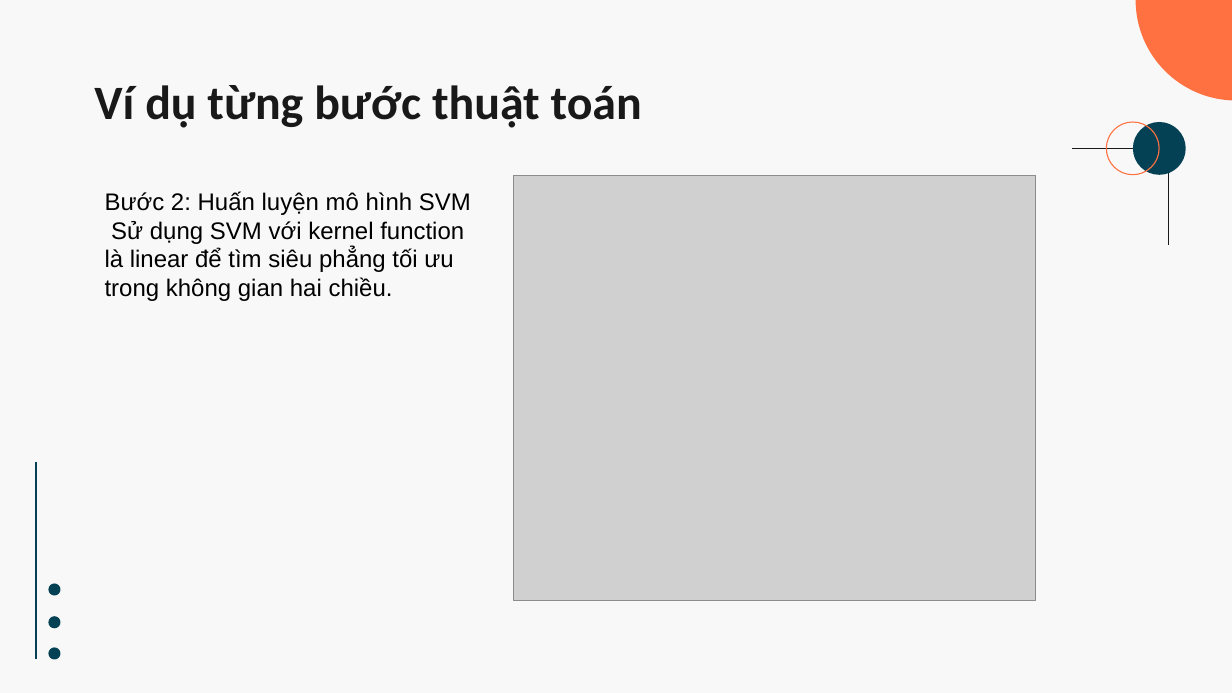
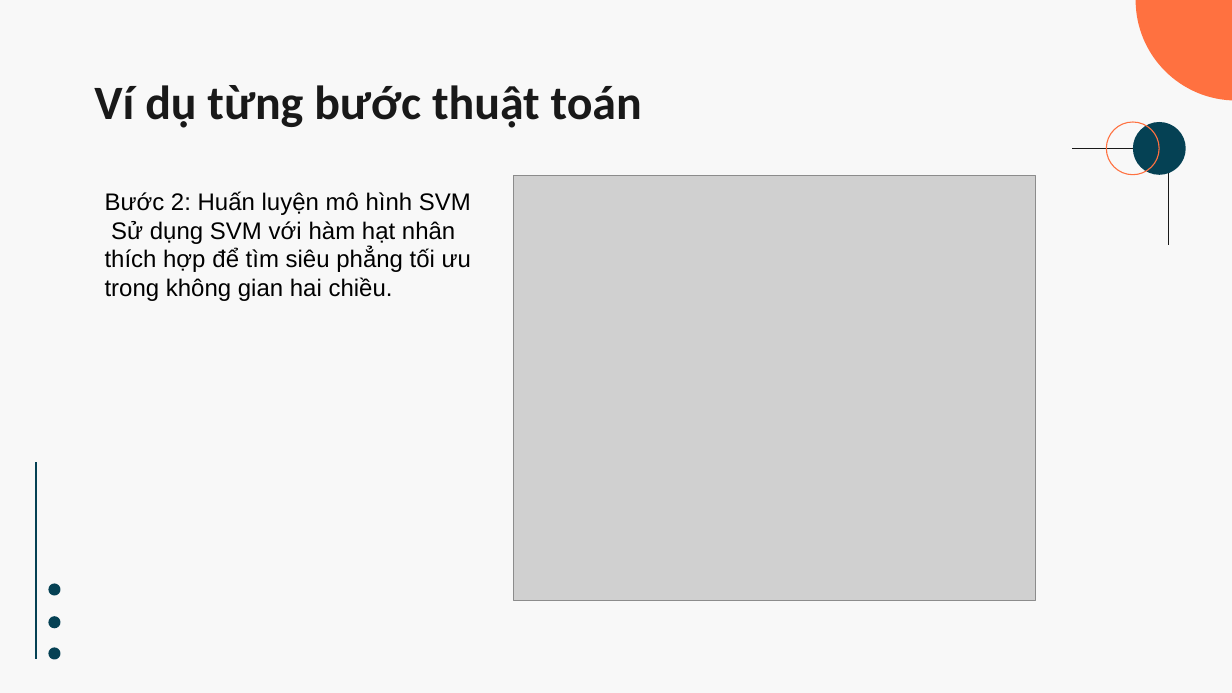
Before and after one commit to vynguyen279/N19DCCN180_N19DCCN210_N19DCCN230, a slide deck: slide 10 of slide.pptx (slide 11 before the commit). Drawn at 1232x693 pixels with LibreOffice and Linux fonts; fonts in the diff are those of the drawing; grey boxes stand for pictures. Boxes give left, top, right and bottom in pixels: in the first picture for what was removed or moved away, otherwise in the second. Text is boxed around its words. In the diff, an @@ line names an element or a change of style, - is before the commit and + after.

```diff
--- a/slide.pptx
+++ b/slide.pptx
@@ text at <box>105,221,471,301</box>: text changed @@
-Sử dụng SVM với kernel function là linear để tìm siêu phẳng tối ưu trong không gian hai chiều.
+Sử dụng SVM với hàm hạt nhân thích hợp để tìm siêu phẳng tối ưu trong không gian hai chiều.
```
Also in this commit, not shown: 2 other slides changed, 1 slide removed.
